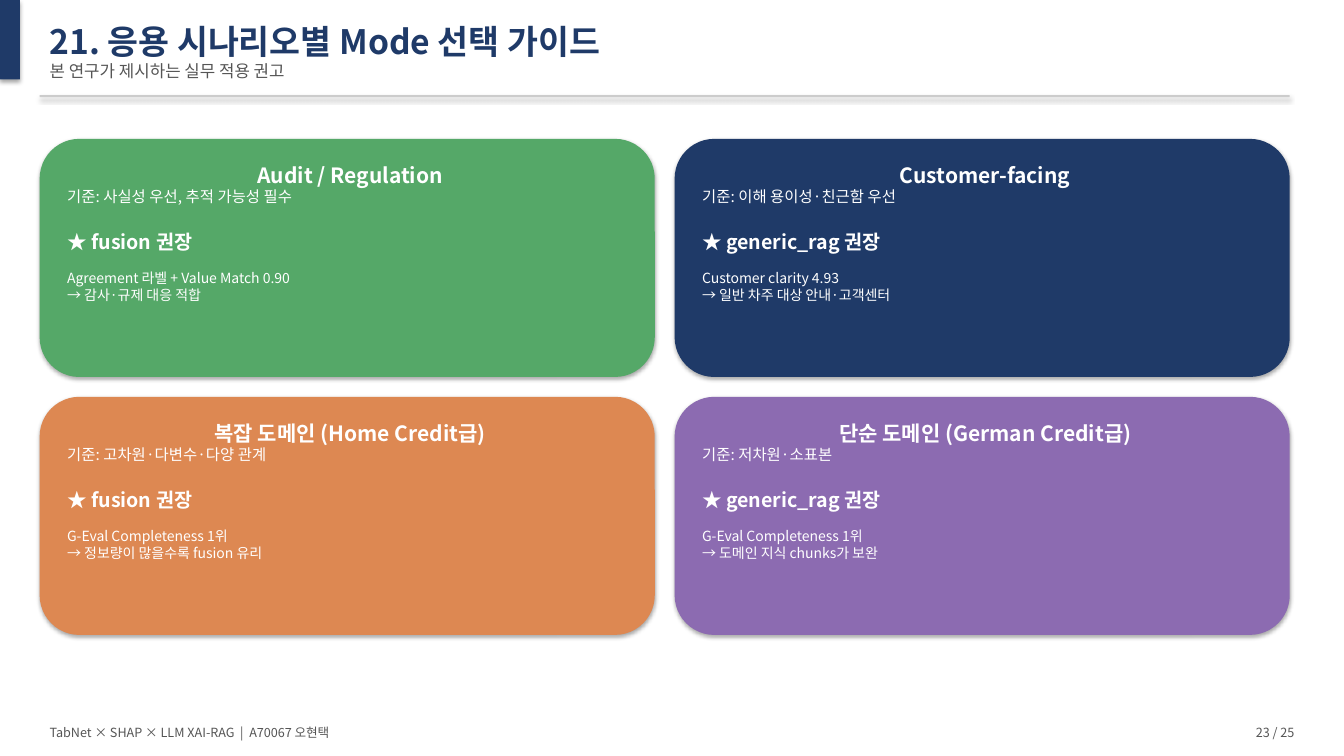
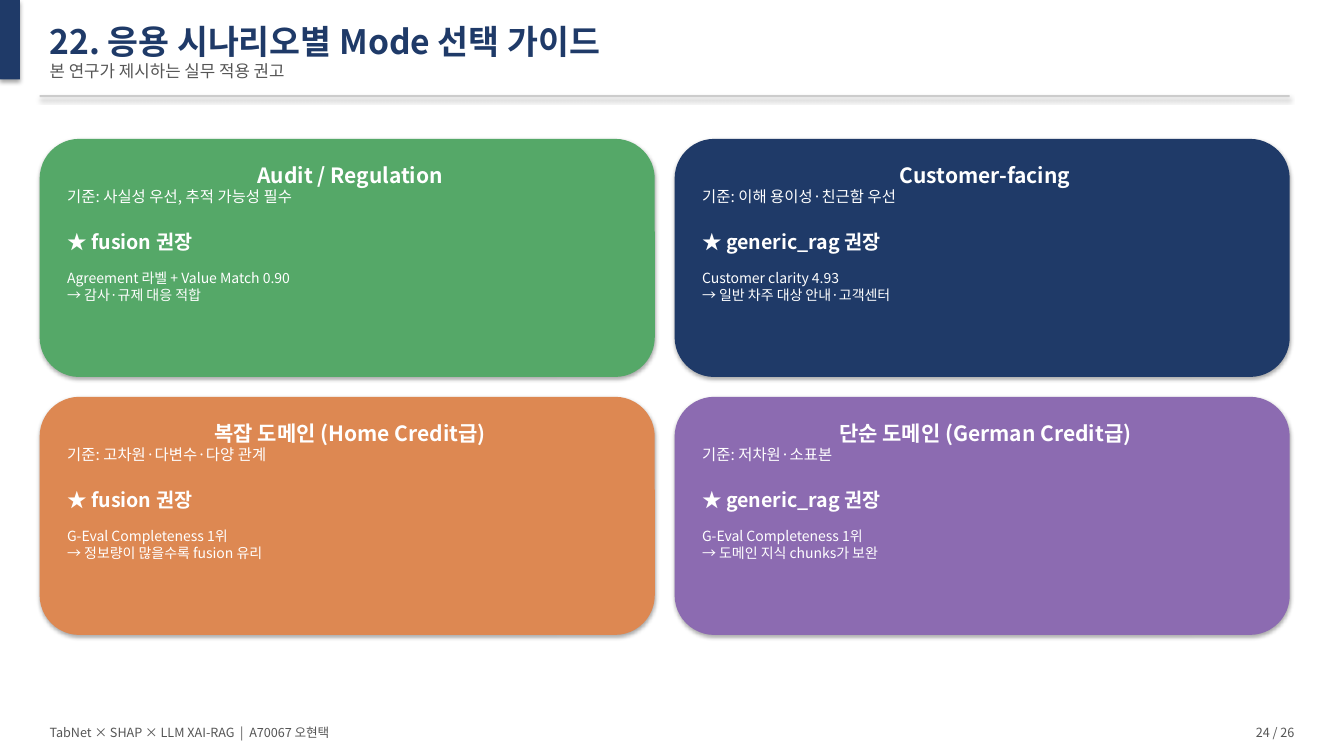
Before and after one commit to Tim-Green0/tabnet-xai-rag-credit, a slide deck: slide 24 of paper/thesis_slides.pptx (slide 23 before the commit). Drawn at 1344x756 pixels with LibreOffice and Linux fonts; fonts in the diff are those of the drawing. Boxes give left, top, right and bottom in pixels: in the first picture for what was removed or moved away, otherwise in the second. Text is boxed around its words. In the diff, an @@ line names an element or a change of style, - is before the commit and + after.

```diff
--- a/paper/thesis_slides.pptx
+++ b/paper/thesis_slides.pptx
@@ text at [50, 25, 600, 57]: text changed @@
-21. 응용 시나리오별 Mode 선택 가이드
+22. 응용 시나리오별 Mode 선택 가이드
@@ text at [1256, 727, 1294, 737]: text changed @@
-23 / 25
+24 / 26
```
Also in this commit, not shown: 21 other slides changed, 2 slides added, 1 slide removed, 1 other file.
